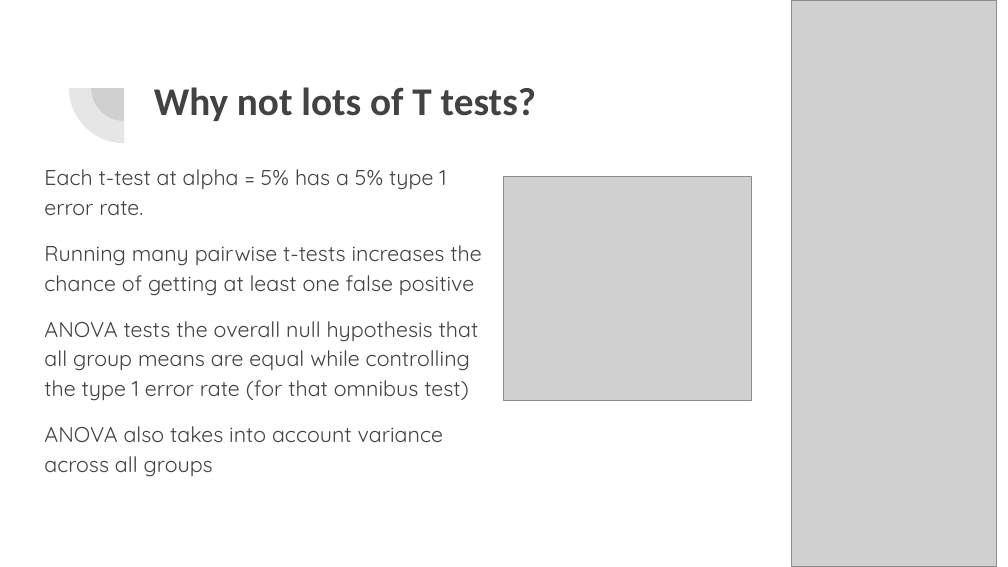
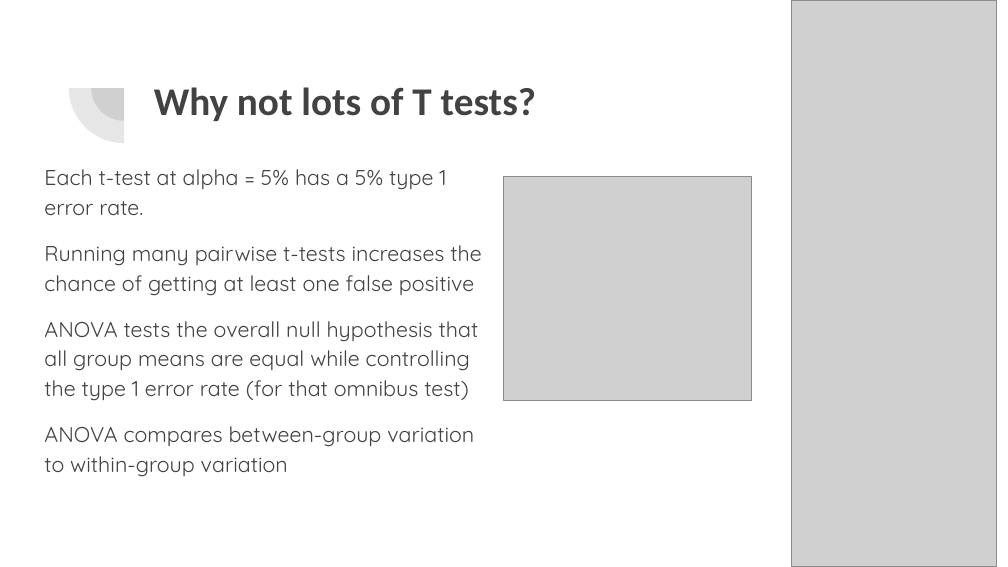
Before and after one commit to rjwrobel86/applied-business-statistics, a slide deck: slide 3 of course-materials/slides/ANOVA.pptx. Drawn at 1008x567 pixels with LibreOffice and Linux fonts; fonts in the diff are those of the drawing; grey boxes stand for pictures. Boxes give left, top, right and bottom in pixels: in the first picture for what was removed or moved away, otherwise in the second. Text is boxed around its words. In the diff, an @@ line names an element or a change of style, - is before the commit and + after.

```diff
--- a/course-materials/slides/ANOVA.pptx
+++ b/course-materials/slides/ANOVA.pptx
@@ text at (44,426,474,477): text changed @@
-ANOVA also takes into account variance across all groups
+ANOVA compares between-group variation to within-group variation
```
Also in this commit, not shown: 17 other slides changed, 2 slides added, 1 slide removed, 6 other files.
